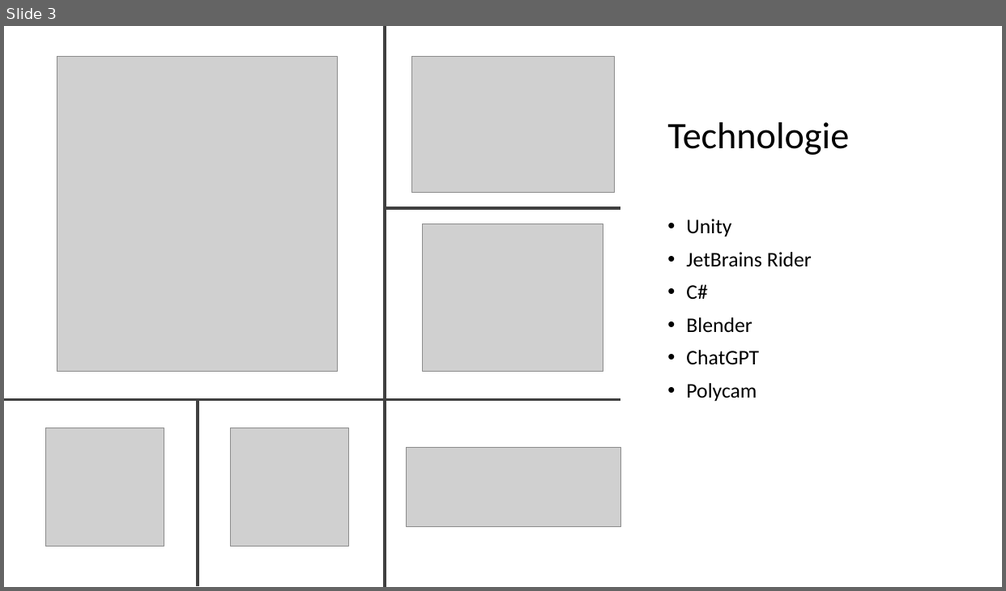
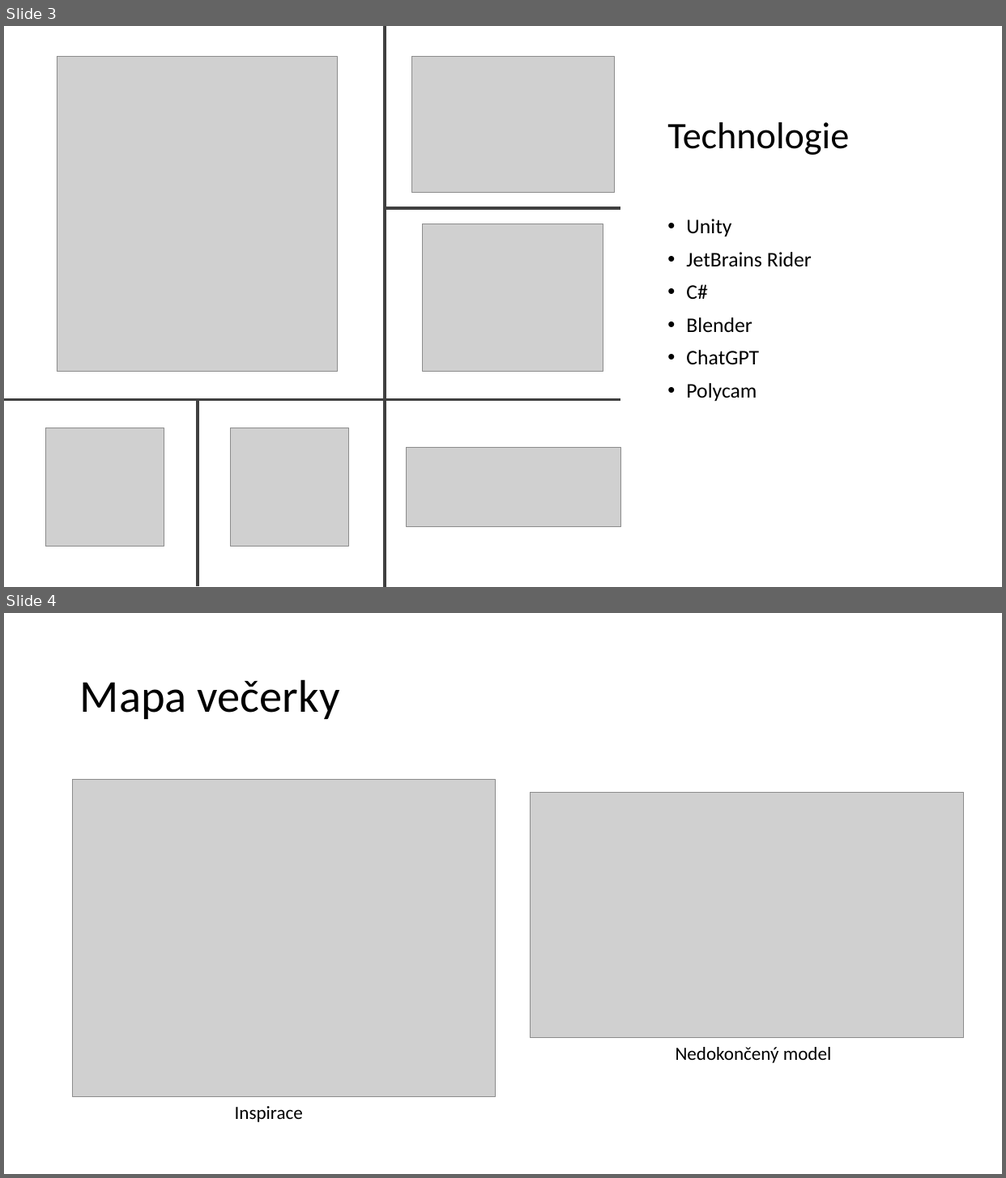
Before and after one commit to honzanugeta/VietnamecSimulator, a slide deck: VietnamecSimulator.pptx. Shown one above the other, each under a label of ours: slide 3 before the commit, slides 3 and 4 after it. The pictures are 1006x591 and 1006x1178 pixels, drawn with LibreOffice and Linux fonts; fonts in the diff are those of the drawing; grey boxes stand for pictures. Boxes give left, top, right and bottom in pixels: in the first picture for what was removed or moved away, otherwise in the second. Text is boxed around its words. In the diff, an @@ line names an element or a change of style, - is before the commit and + after.

```diff
--- a/VietnamecSimulator.pptx
+++ b/VietnamecSimulator.pptx
@@ slide 4 added at (x1=4, y1=613, x2=1002, y2=1174), background #FFFFFF @@
@@ title added at (x1=80, y1=679, x2=340, y2=719), 44 pt, text #000000 @@
+Mapa večerky
@@ picture added at (x1=73, y1=780, x2=496, y2=1097) @@
@@ picture added at (x1=530, y1=793, x2=964, y2=1038) @@
@@ text added at (x1=675, y1=1047, x2=832, y2=1063), 18 pt, text #000000 @@
+Nedokončený model
@@ text added at (x1=235, y1=1106, x2=303, y2=1122), 18 pt, text #000000 @@
+Inspirace
```
Also in this commit, not shown: 1 slide changed, 3 other slides added, 1 slide removed, 36 other files.
